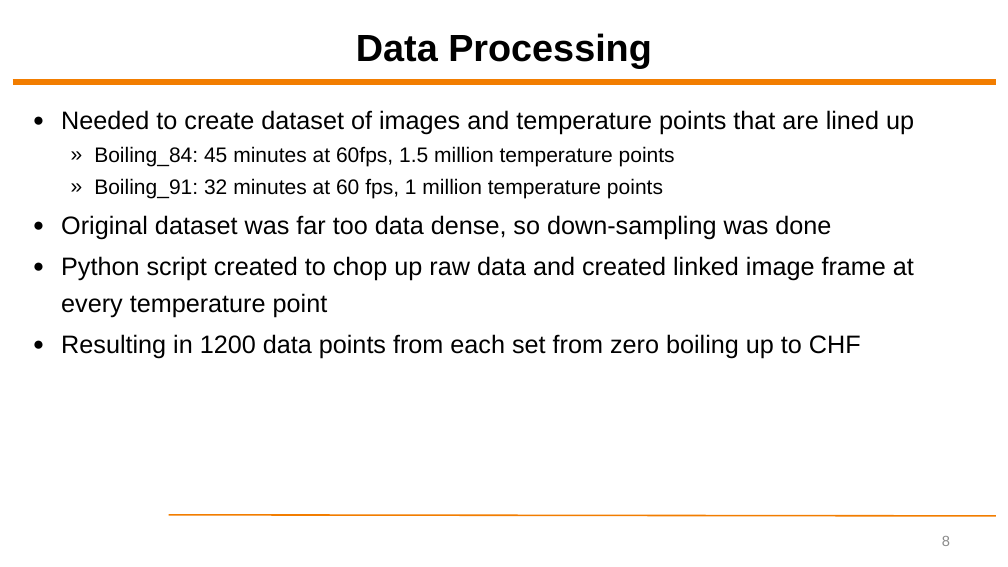
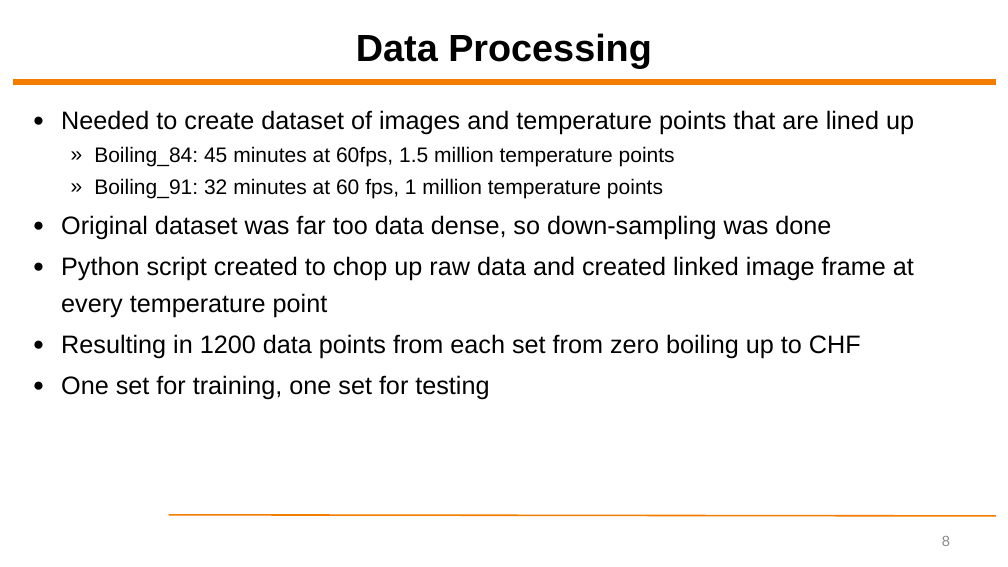
Before and after one commit to ytrivedi315/Final-Project-Yash-Trivedi, a slide deck: slide 8 of Final Presentation/ECEN5743 Final Project Presentation - YT.pptx. Drawn at 1008x567 pixels with LibreOffice and Linux fonts; fonts in the diff are those of the drawing; background and template pictures are left out. Boxes give left, top, right and bottom in pixels: in the first picture for what was removed or moved away, otherwise in the second. Text is boxed around its words. In the diff, an @@ line names an element or a change of style, - is before the commit and + after.

```diff
--- a/Final Presentation/ECEN5743 Final Project Presentation - YT.pptx
+++ b/Final Presentation/ECEN5743 Final Project Presentation - YT.pptx
@@ text at box(61, 375, 489, 400): paragraph added @@
+● One set for training, one set for testing
```
Also in this commit, not shown: 4 other slides changed, 1 slide added, 1 slide removed, 1 other file.
